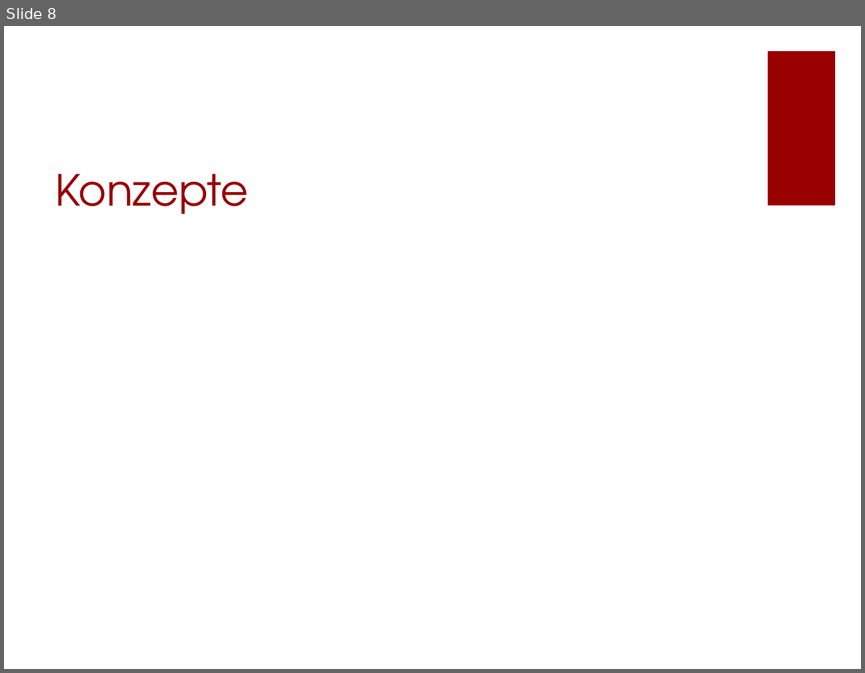
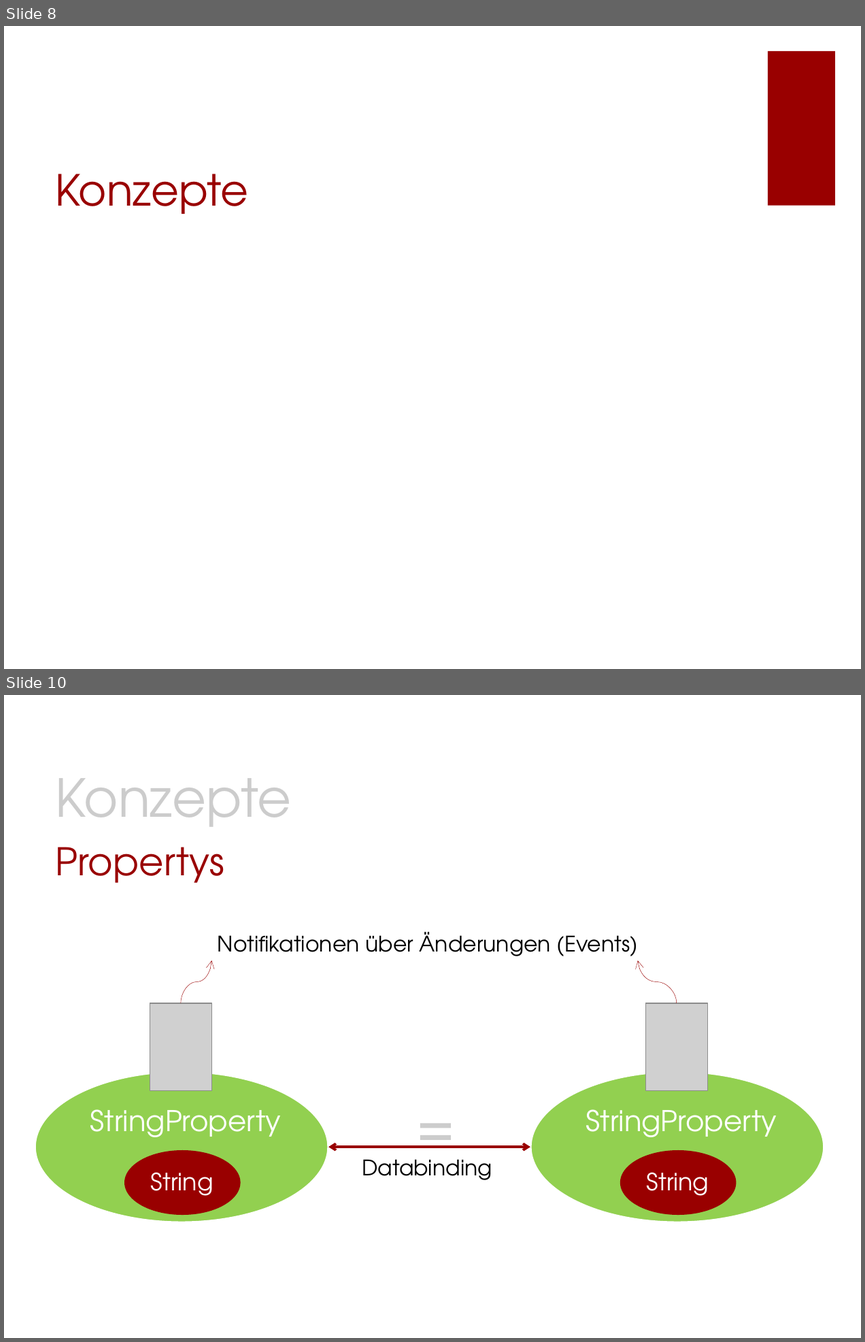
Before and after one commit to Morkunas/jfxusergroup, a slide deck: JavaFX-UserGroup.pptx. Shown one above the other, each under a label of ours: slide 8 before the commit, slides 8 and 10 after it; the slides between them are not shown. The pictures are 865x673 and 865x1342 pixels, drawn with LibreOffice and Linux fonts; fonts in the diff are those of the drawing; grey boxes stand for pictures; background and template pictures are left out. Boxes give left, top, right and bottom in pixels: in the first picture for what was removed or moved away, otherwise in the second. Text is boxed around its words. In the diff, an @@ line names an element or a change of style, - is before the commit and + after.

```diff
--- a/JavaFX-UserGroup.pptx
+++ b/JavaFX-UserGroup.pptx
@@ slide 10 added at (x1=4, y1=695, x2=861, y2=1338), background #FFFFFF @@
@@ text added at (x1=56, y1=778, x2=292, y2=826), 44 pt, text #CCCCCC @@
+Konzepte
@@ title added at (x1=56, y1=847, x2=225, y2=883), 32 pt, text #990000 @@
+Propertys
@@ text added at (x1=218, y1=932, x2=638, y2=962), 18 pt, text #000000 @@
+Notifikationen über Änderungen (Events)
@@ curved arrow added from (181, 1002) to (211, 961), #990000 0.25 pt @@
@@ curved arrow added from (677, 1002) to (638, 961), #990000 0.25 pt @@
@@ picture added at (x1=150, y1=1002, x2=211, y2=1090) @@
@@ picture added at (x1=646, y1=1002, x2=707, y2=1090) @@
@@ ellipse added at (x1=35, y1=1071, x2=329, y2=1222), fill #92D050, outline #FFFFFF 2 pt @@
@@ text added at (x1=407, y1=1080, x2=451, y2=1175), 60 pt, text #CCCCCC @@
+=
@@ ellipse added at (x1=530, y1=1071, x2=824, y2=1222), fill #92D050, outline #FFFFFF 2 pt @@
@@ text added at (x1=90, y1=1109, x2=281, y2=1137), 24 pt, text #FFFFFF @@
+StringProperty
@@ text added at (x1=585, y1=1109, x2=776, y2=1137), 24 pt, text #FFFFFF @@
+StringProperty
@@ ellipse added at (x1=125, y1=1150, x2=241, y2=1215), fill #990000 @@
@@ double arrow added from (329, 1147) to (530, 1147), #990000 2 pt @@
@@ text added at (x1=362, y1=1159, x2=492, y2=1180), 18 pt, text #000000 @@
+Databinding
@@ ellipse added at (x1=620, y1=1150, x2=736, y2=1215), fill #990000 @@
@@ text added at (x1=150, y1=1172, x2=213, y2=1195), 20 pt, text #FFFFFF @@
+String
@@ text added at (x1=646, y1=1172, x2=708, y2=1195), 20 pt, text #FFFFFF @@
+String
```
Also in this commit, not shown: 11 slides changed, 5 other slides added, 2 slides removed.
